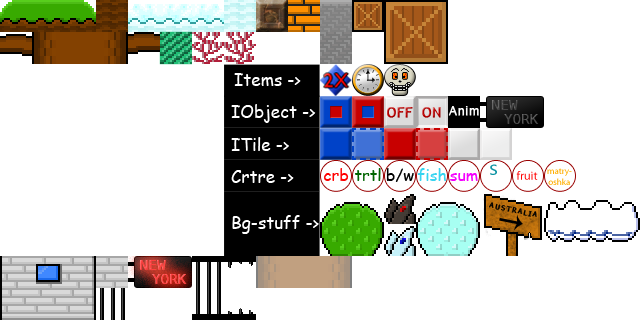
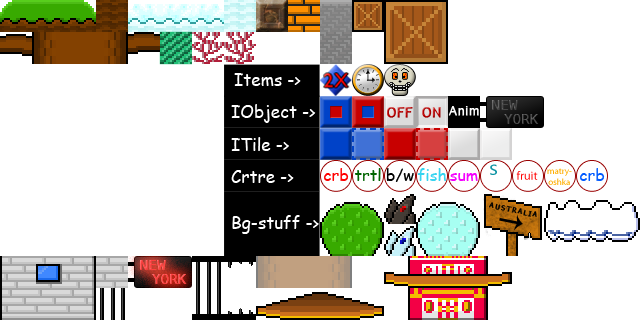
Layer changes from the first 640 × 320 image to the second:
added layer "Jap_Tower" above "Jap_Tower_Roof" over [384, 256, 512, 320]
added layer "Jap_Tower_Roof" above "Layer 36" over [256, 292, 384, 320]
added layer "crb" (1st of 2) above "Shape 2 copy 8" over [580, 168, 605, 181]
added layer "Shape 2 copy 8" above "crb" over [576, 160, 608, 192]
